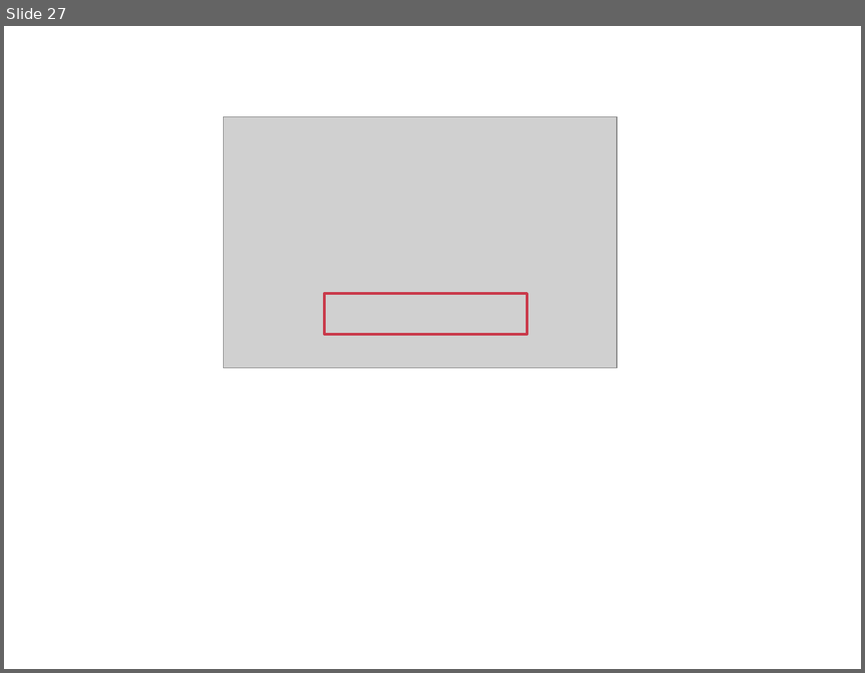
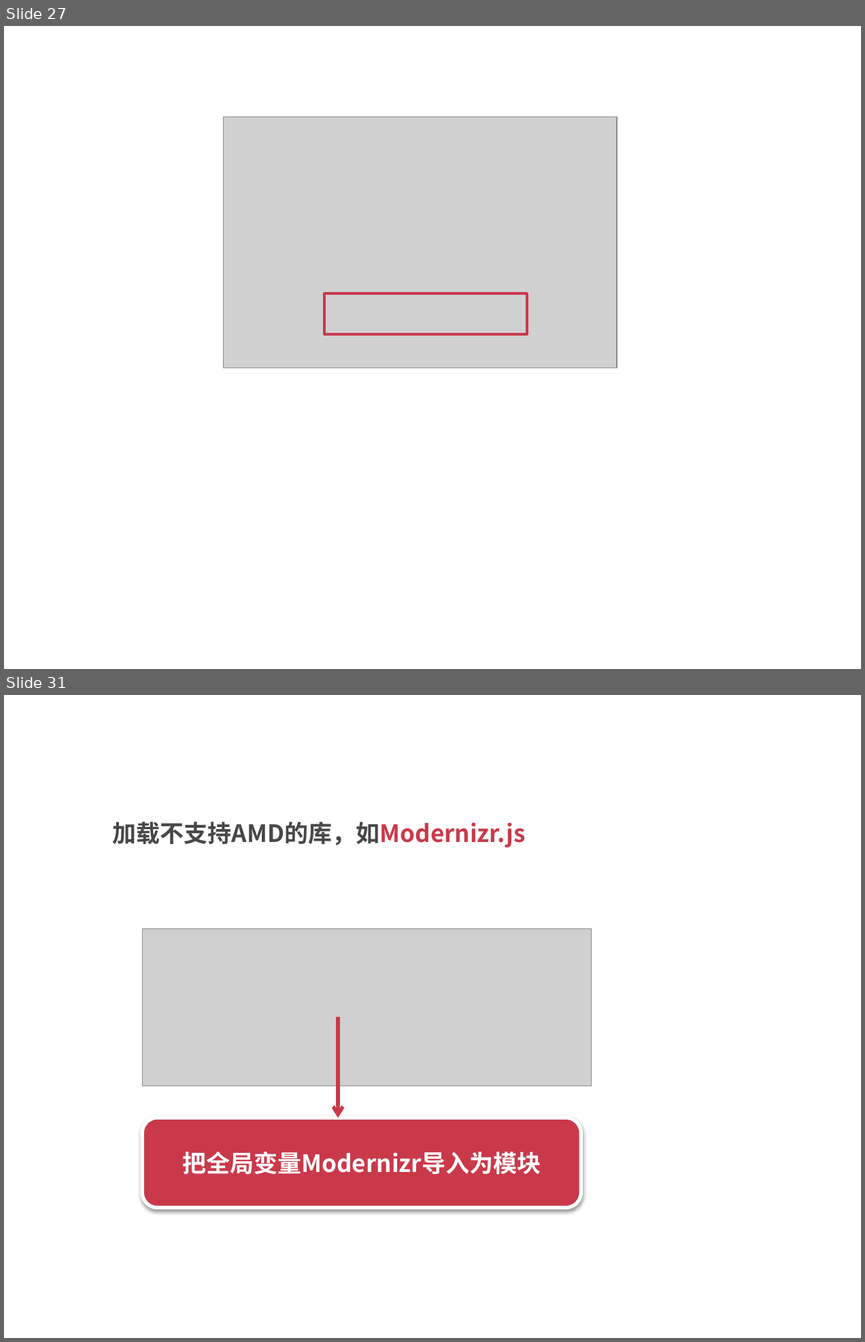
Before and after one commit to silvajs/lecturer, a slide deck: requirejs/doc/requirejs.pptx. Shown one above the other, each under a label of ours: slide 27 before the commit, slides 27 and 31 after it; the slides between them are not shown. The pictures are 865x673 and 865x1342 pixels, drawn with LibreOffice and Linux fonts; fonts in the diff are those of the drawing; grey boxes stand for pictures. Boxes give left, top, right and bottom in pixels: in the first picture for what was removed or moved away, otherwise in the second. Text is boxed around its words. In the diff, an @@ line names an element or a change of style, - is before the commit and + after.

Commit message:
配置不支持amd

```diff
--- a/requirejs/doc/requirejs.pptx
+++ b/requirejs/doc/requirejs.pptx
@@ slide 31 added at box(4, 695, 861, 1338), background #FFFFFF @@
@@ text added at box(113, 821, 526, 847), 20 pt, text #474747, bold @@
+  加载不支持AMD的库，如Modernizr.js
@@ picture added at box(142, 929, 591, 1086) @@
@@ arrow added from (338, 1016) to (338, 1117), #C9394A 3 pt @@
@@ rounded rectangle added at box(142, 1117, 581, 1207), fill #C9394A, outline #FFFFFF 3 pt, 20 pt, text #FFFFFF, bold @@
+把全局变量Modernizr导入为模块
```
Also in this commit, not shown: 4 other slides added, 6 other files.
